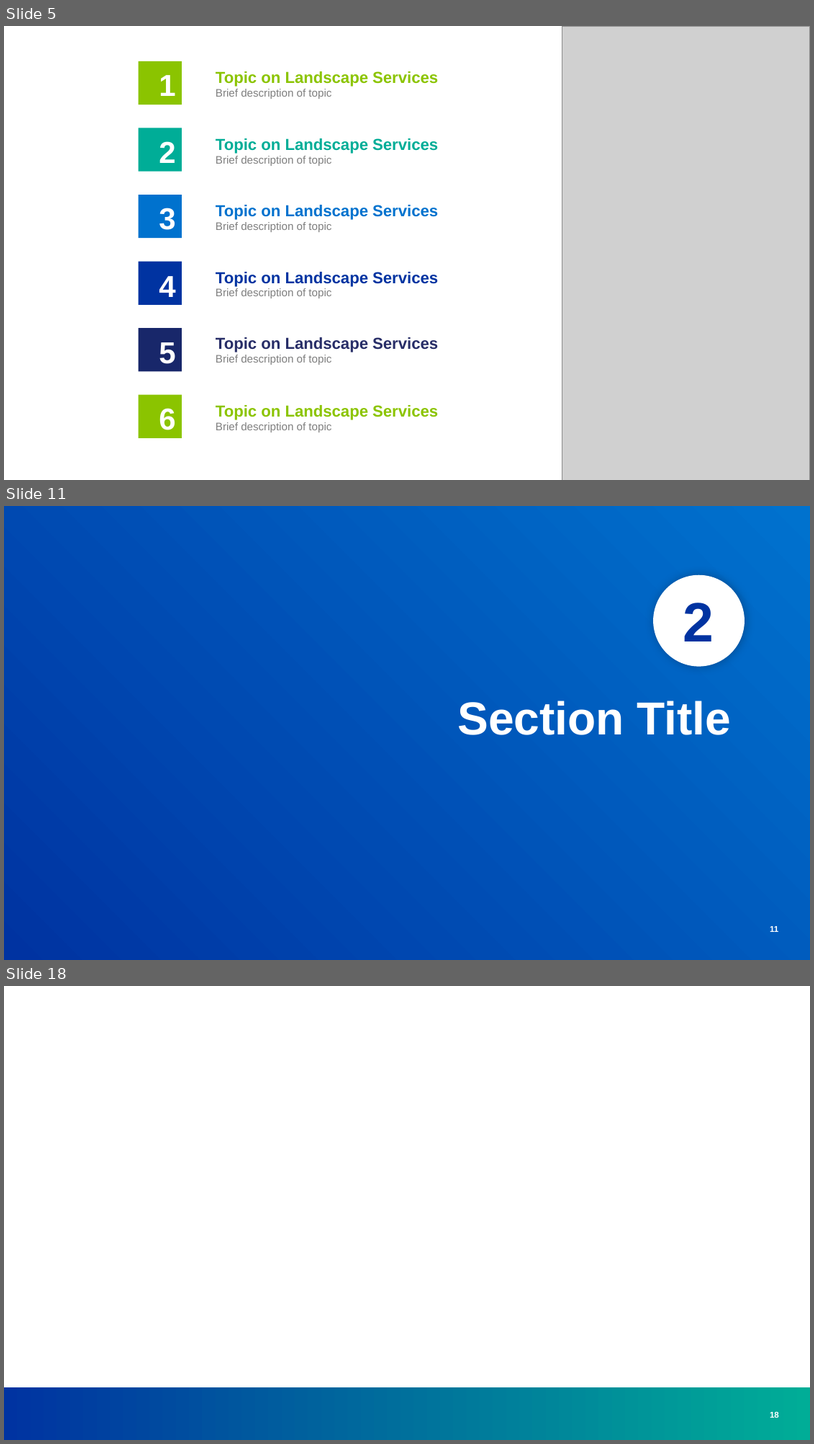
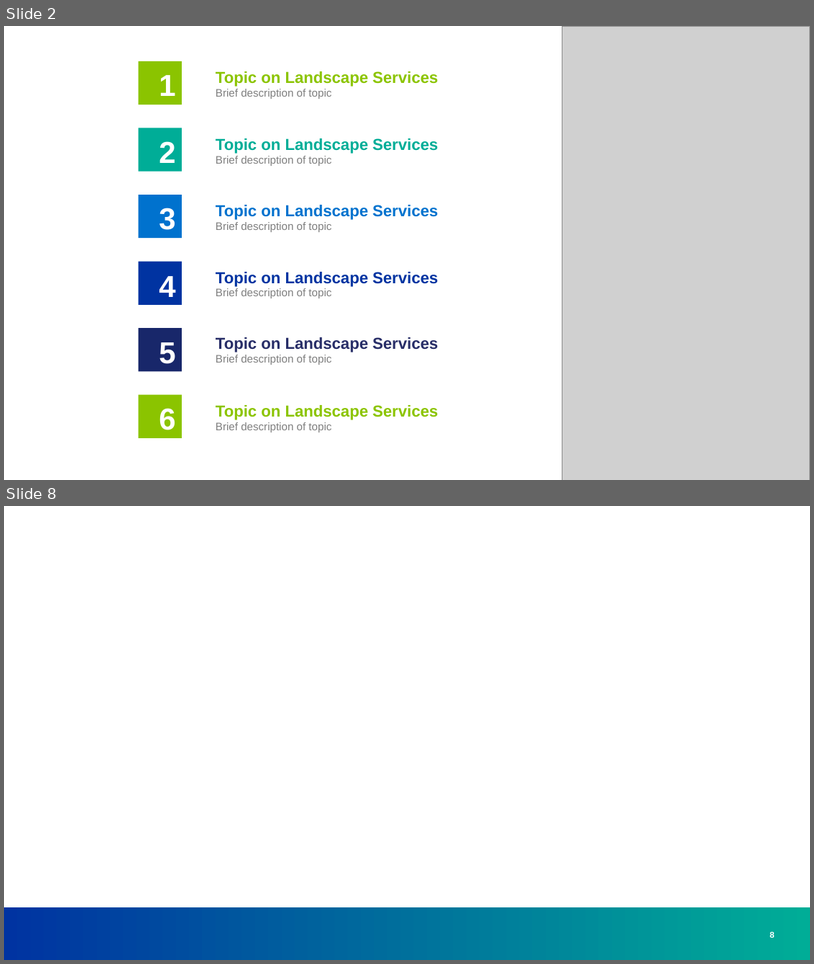
Before and after one commit to greg-e/irrigation, a slide deck: fsm_irrigation.pptx. Shown one above the other, each under a label of ours: slides 5, 11 and 18 before the commit, slides 2 and 8 after it; the slides between them are not shown. The pictures are 814x1444 and 814x964 pixels, drawn with LibreOffice and Linux fonts; fonts in the diff are those of the drawing; grey boxes stand for pictures; background and template pictures are left out. Boxes give left, top, right and bottom in pixels: in the first picture for what was removed or moved away, otherwise in the second. Text is boxed around its words. In the diff, an @@ line names an element or a change of style, - is before the commit and + after.

```diff
--- a/fsm_irrigation.pptx
+++ b/fsm_irrigation.pptx
@@ slide 11 removed at <box>4,506,810,960</box>, background #FFFFFF @@
@@ rectangle removed at <box>4,506,810,960</box> @@
@@ ellipse removed at <box>653,575,745,667</box> @@
@@ text removed at <box>683,602,714,641</box> @@
-2
@@ title removed at <box>458,700,732,735</box> @@
-Section Title
@@ page number removed at <box>770,926,779,932</box> @@
-11
@@ what was slide 5 is now slide 2 @@
@@ what was slide 18 is now slide 8 @@
@@ page number at <box>770,931,774,939</box>: text changed @@
-18
+8
```
Also in this commit, not shown: 6 slides added, 15 other slides removed.
